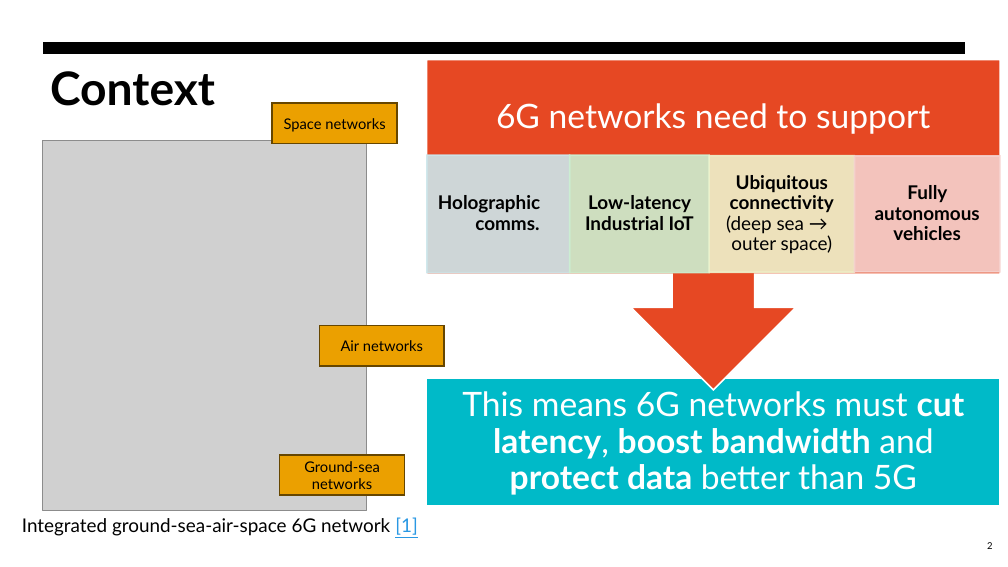
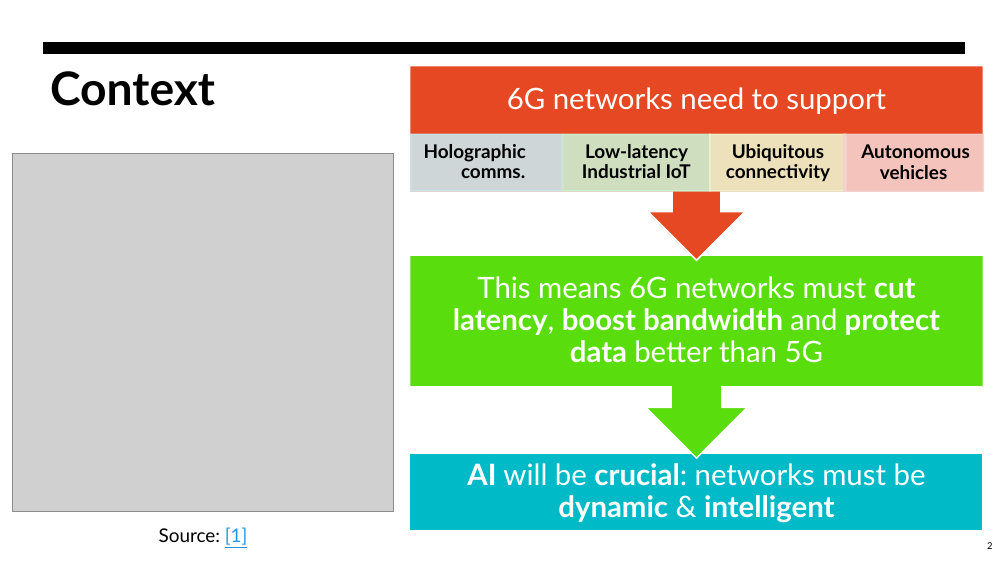
Before and after one commit to BrunoGomes22/MECT-Thesis, a slide deck: slide 2 of Presentations/apresentacao_tese_10min.pptx. Drawn at 1008x567 pixels with LibreOffice and Linux fonts; fonts in the diff are those of the drawing; grey boxes stand for pictures. Boxes give left, top, right and bottom in pixels: in the first picture for what was removed or moved away, otherwise in the second. Text is boxed around its words. In the diff, an @@ line names an element or a change of style, - is before the commit and + after.

```diff
--- a/Presentations/apresentacao_tese_10min.pptx
+++ b/Presentations/apresentacao_tese_10min.pptx
@@ text "6G networks need to support": place and size @@
-text "6G networks need to support" at [496,103,930,134]
+text "6G networks need to support" at [507,87,886,114]
@@ text "6G networks need to support" at [507,87,886,114]: size 32 to 28 pt; less space between paragraphs @@
@@ up arrow callout: place and size @@
-up arrow callout at [426,60,1000,390]
+up arrow callout at [410,66,984,261]
@@ rectangle removed at [272,103,397,143] @@
-Space networks
@@ text "Holographic comms.": place and size @@
-text "Holographic comms." at [438,195,540,230]
+text "Holographic comms." at [424,144,526,178]
@@ rectangle: place and size @@
-rectangle at [427,155,570,272]
+rectangle at [411,135,562,191]
@@ text "Low-latency Industrial IoT": place and size @@
-text "Low-latency Industrial IoT" at [585,195,694,230]
+text "Low-latency Industrial IoT" at [582,144,691,178]
@@ rectangle: place and size @@
-rectangle at [570,155,709,272]
+rectangle at [563,135,710,191]
@@ rectangle: place and size @@
-rectangle at [709,156,854,272]
+rectangle at [710,135,846,191]
@@ text at [726,144,830,181]: text changed @@
-Ubiquitous connectivity (deep sea → outer space)
+Ubiquitous connectivity
@@ rectangle: place and size @@
-rectangle at [854,156,1000,271]
+rectangle at [844,135,983,191]
@@ text at [861,144,969,179]: text changed @@
-Fully autonomous vehicles
+Autonomous vehicles
@@ picture: place and size @@
-picture at [42,141,367,510]
+picture at [12,154,394,511]
@@ text "This means 6G networks must ..." at [453,276,940,363]: size 32 to 28 pt; less space between paragraphs @@
@@ text "This means 6G networks must ...": place and size @@
-text "This means 6G networks must ..." at [462,388,965,495]
+text "This means 6G networks must ..." at [453,276,940,363]
@@ up arrow callout added at [410,255,984,458], fill #59DD0C, outline #FFFFFF 1.5 pt @@
@@ rectangle removed at [320,326,445,366] @@
-Air networks
@@ rectangle removed at [280,455,405,495] @@
-Ground-sea networks
@@ rectangle: place and size @@
-rectangle at [426,378,1000,506]
+rectangle at [410,453,984,531]
@@ text added at [467,463,926,522], 28 pt, text #FFFFFF, bold @@
+AI will be crucial: networks must be dynamic & intelligent
@@ text removed at [22,517,418,536] @@
-Integrated ground-sea-air-space 6G network [1]
@@ text added at [159,527,248,545], 18 pt, text #000000 @@
+Source: [1]
```
Also in this commit, not shown: 3 other slides changed, 7 slides added, 4 slides removed.
